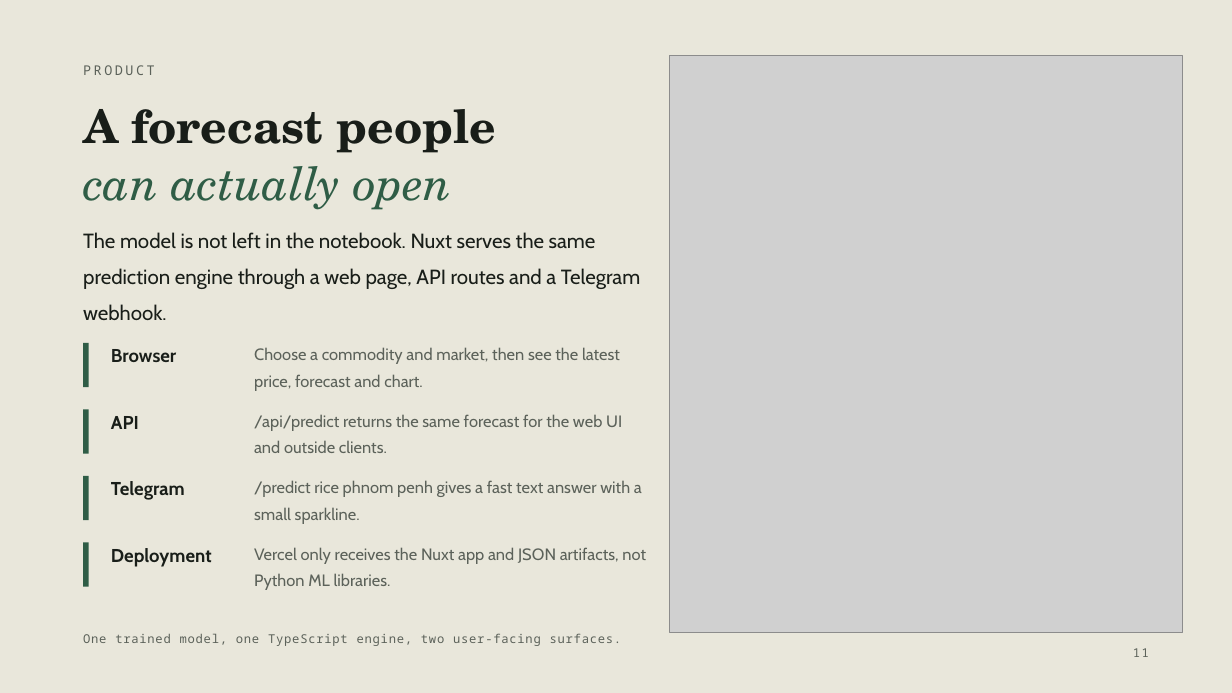
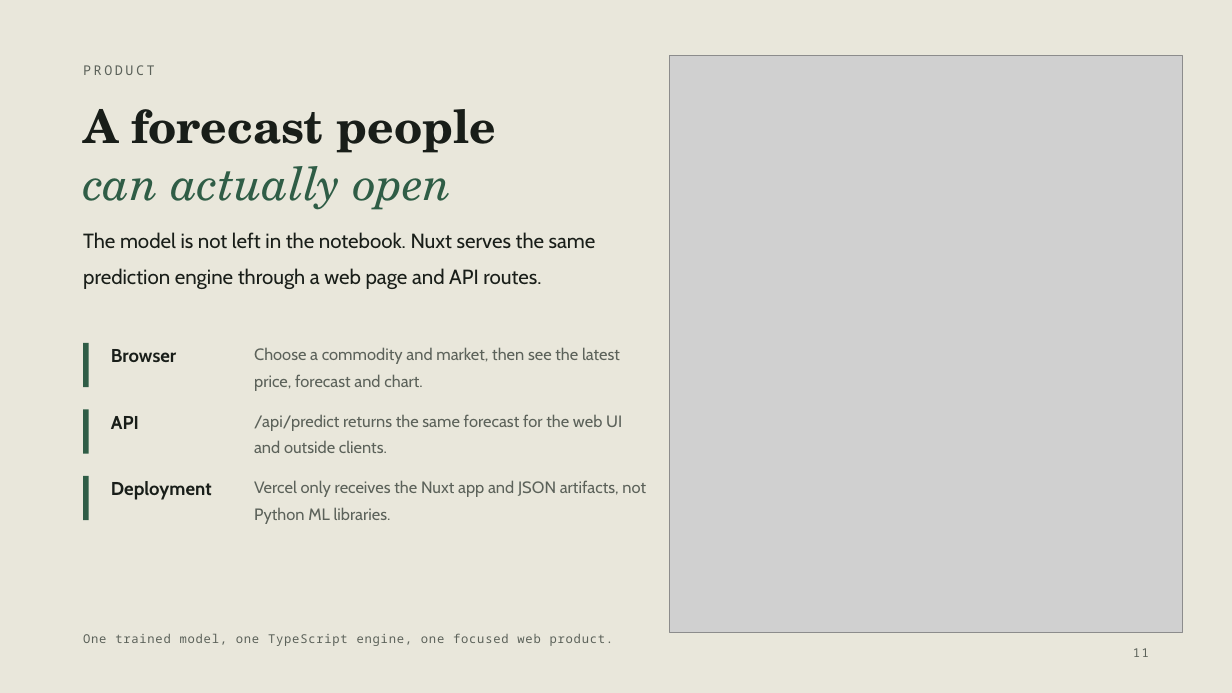
Before and after one commit to vaungsophal/food-price-prediction, a slide deck: slide 12 of reports/Cambodia_Food_Price_Forecast.pptx. Drawn at 1232x693 pixels with LibreOffice and Linux fonts; fonts in the diff are those of the drawing; grey boxes stand for pictures. Boxes give left, top, right and bottom in pixels: in the first picture for what was removed or moved away, otherwise in the second. Text is boxed around its words. In the diff, an @@ line names an element or a change of style, - is before the commit and + after.

Commit message:
remove telegram both

```diff
--- a/reports/Cambodia_Food_Price_Forecast.pptx
+++ b/reports/Cambodia_Food_Price_Forecast.pptx
@@ text at [83, 232, 596, 289]: text changed @@
-The model is not left in the notebook. Nuxt serves the same prediction engine through a web page, API routes and a Telegram webhook.
+The model is not left in the notebook. Nuxt serves the same prediction engine through a web page and API routes.
@@ text "Deployment": place and size @@
-text "Deployment" at [111, 548, 212, 567]
+text "Deployment" at [111, 481, 212, 500]
@@ text "Vercel only receives the Nuxt ...": place and size @@
-text "Vercel only receives the Nuxt ..." at [254, 547, 646, 590]
+text "Vercel only receives the Nuxt ..." at [254, 480, 646, 524]
@@ text removed at [111, 481, 185, 500] @@
-Telegram
@@ text removed at [254, 480, 642, 524] @@
-/predict rice phnom penh gives a fast text answer with a small sparkline.
@@ rectangle removed at [83, 543, 89, 587] @@
@@ text at [83, 633, 614, 646]: text changed @@
-One trained model, one TypeScript engine, two user-facing surfaces.
+One trained model, one TypeScript engine, one focused web product.
```
Also in this commit, not shown: 3 other slides changed, 12 other files.
